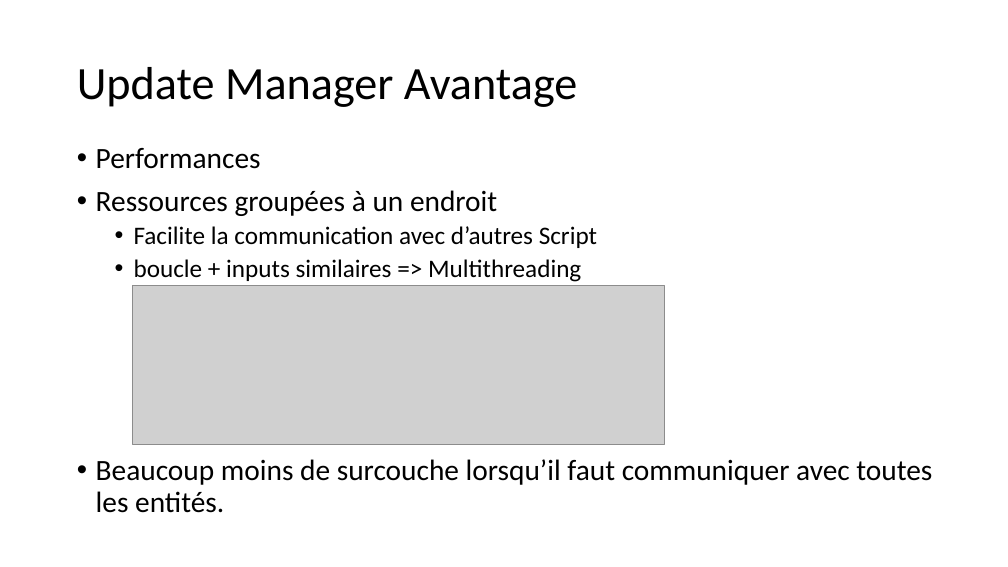
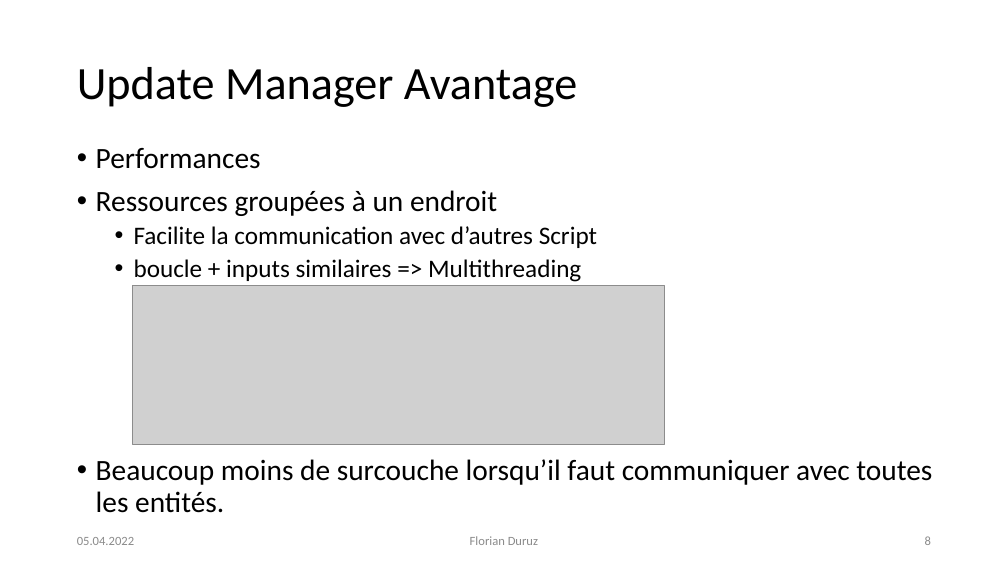
Before and after one commit to Cat-du-Fromage/KaizerWald_TowerDefense, a slide deck: slide 8 of Documentation/DefensePresentation.pptx. Drawn at 1008x567 pixels with LibreOffice and Linux fonts; fonts in the diff are those of the drawing; grey boxes stand for pictures. Boxes give left, top, right and bottom in pixels: in the first picture for what was removed or moved away, otherwise in the second. Text is boxed around its words. In the diff, an @@ line names an element or a change of style, - is before the commit and + after.

```diff
--- a/Documentation/DefensePresentation.pptx
+++ b/Documentation/DefensePresentation.pptx
@@ text added at (x1=77, y1=537, x2=134, y2=545), 12 pt, text #8C8C8C @@
+05.04.2022
@@ text added at (x1=470, y1=536, x2=538, y2=545), 12 pt, text #8C8C8C @@
+Florian Duruz
@@ page number added at (x1=925, y1=536, x2=931, y2=545), 12 pt, text #8C8C8C @@
+8
```
Also in this commit, not shown: 8 other slides changed, 4 slides added.
